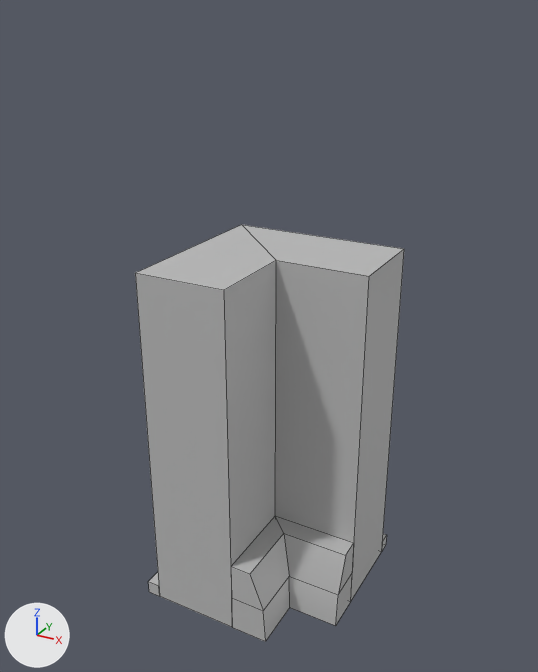
The FBX model Artists/Jac/SM_Wall_Corner_Inner_NoTop.fbx as it was, and as the next commit left it.
The view is the same before and after, from a 50 mm camera at (1.7, -3.18, 3.16) aimed at (-0.06, 0.04, 1.56). Lighting does not change. The marker at lower left points along +X, +Y and +Z. Mesh edges are drawn as thin lines. Where no turn or scale is listed for an object, it has been applied to the vertices. Vertices at the same position are counted once.

In view in the first picture: 'SM_Wall_Corner_Inner_NoTop'.
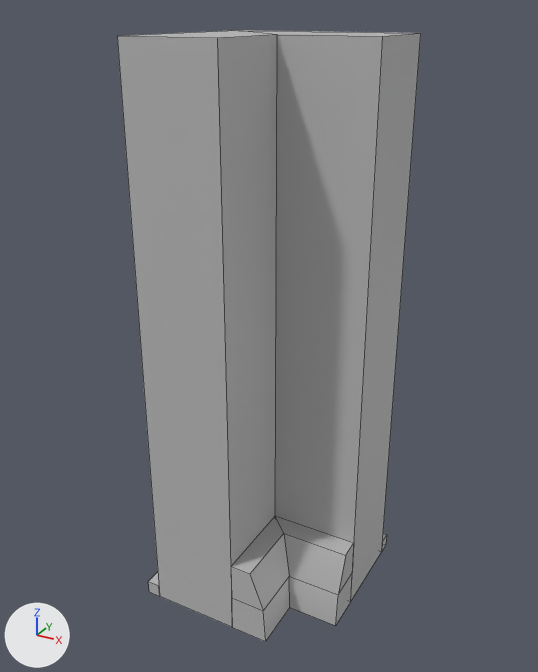
The newer file is also turned or shifted as a whole; pictures and numbers use the older file's frame.

Changed parts and their boxes (x1, y1, x2, y2) in the pictures (538 x 672 px; the box of a moved part takes in the faces that stretch with it):
'SM_Wall_Corner_Inner_NoTop', reshaped (13% wider, 47% taller)
    before: (135, 225, 404, 642)
    after: (117, 30, 421, 642)
part 1 of me_mesh, moved or reshaped
    before: (135, 225, 404, 435)
    after: (117, 30, 421, 435)

The change, as a list of edits to the scene's bpy script:
```text
Change me_mesh:
    where me_mesh.from_pydata(...)  # 39 vertices, 35 faces; spans x -0.58..0.5, y -0.5..0.58, z 0.0..2.0
    used by ob_sm_wall_corner_inner_notop; location = (0.0, 0.0, 0.0)
    before: 2 (0.0, 0.0, 2.0) at pixel (276, 260), 3 (-0.5, 0.5, 2.0) at pixel (241, 224), 4 (0.0, -0.5, 2.0) at pixel (223, 290), 5 (-0.5, -0.5, 2.0) at pixel (135, 273), 28 (0.5, 0.0, 2.0) at pixel (369, 276)
    before: 29 (0.5, 0.5, 2.0) at pixel (404, 248)
    me_mesh part 1
    add for i in [*range(2, 6), 28, 29]: me_mesh.vertices[i].co += Vector((0.0, 0.0, 1.06))
```
